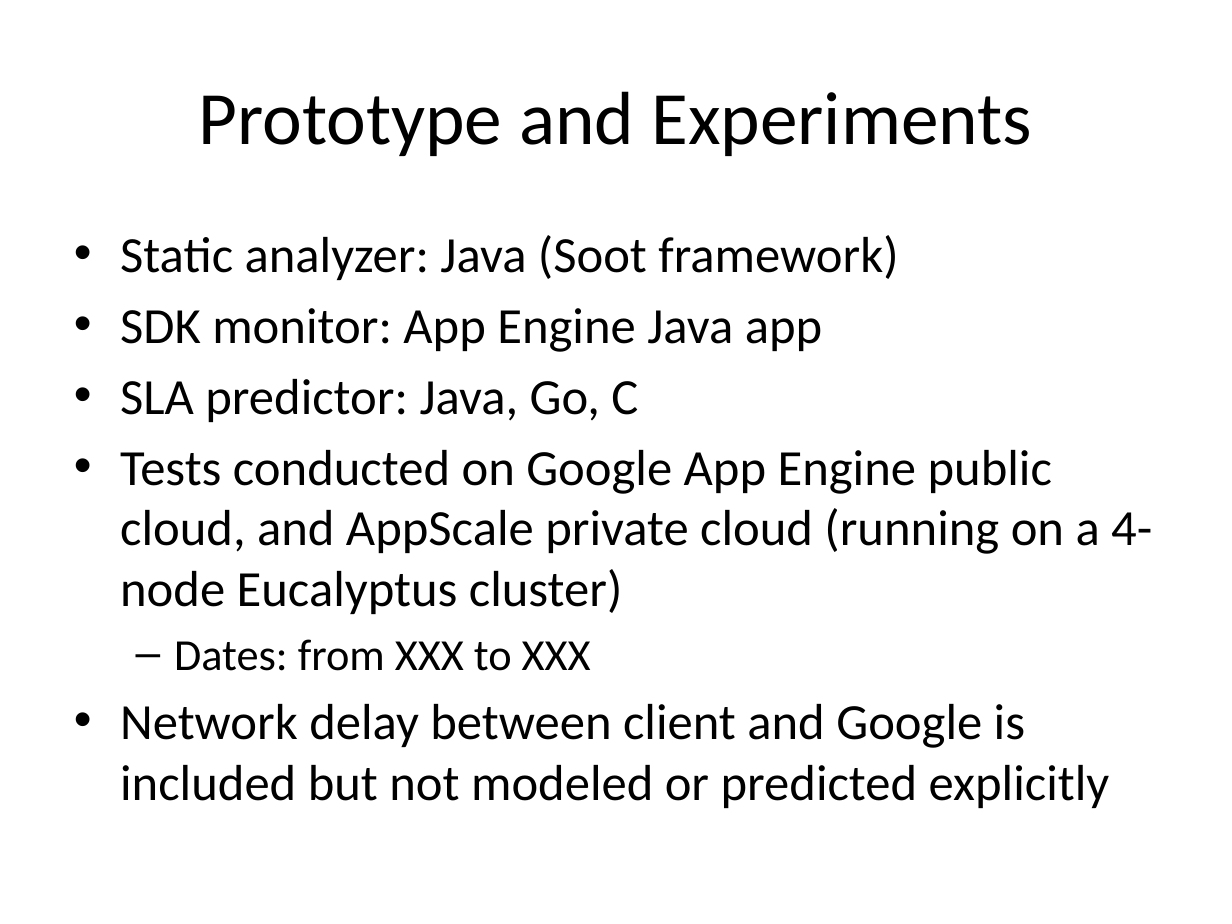
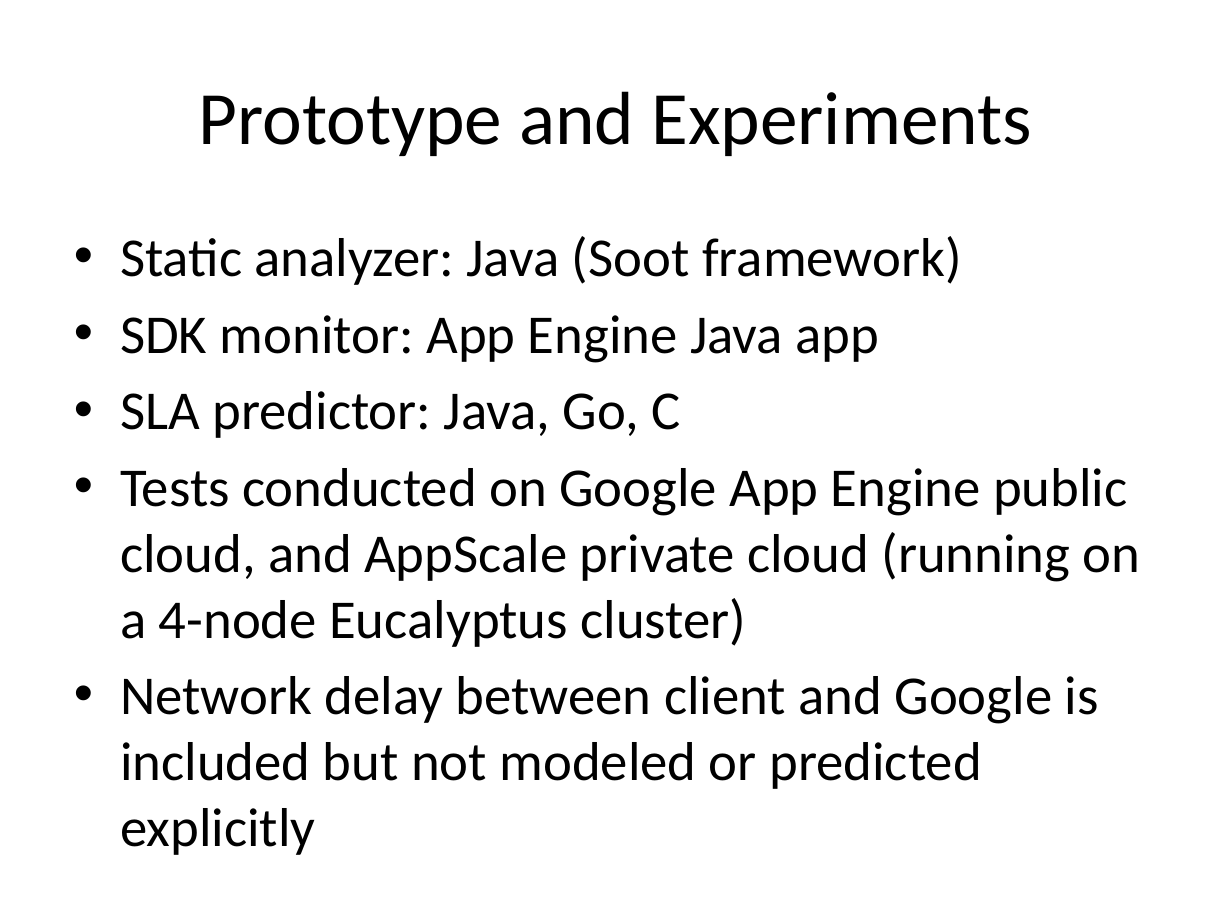
Before and after one commit to Dithn/eager-appscale, a slide deck: slide 11 of Eager/paper/socc15/cerebro_socc_presentation-v2.pptx. Drawn at 1232x924 pixels with LibreOffice and Linux fonts; fonts in the diff are those of the drawing. Boxes give left, top, right and bottom in pixels: in the first picture for what was removed or moved away, otherwise in the second. Text is boxed around its words. In the diff, an @@ line names an element or a change of style, - is before the commit and + after.

```diff
--- a/Eager/paper/socc15/cerebro_socc_presentation-v2.pptx
+++ b/Eager/paper/socc15/cerebro_socc_presentation-v2.pptx
@@ text "Static analyzer: Java (Soot framework)" at (120,236,1141,789): size 29.6 to 32 pt @@
@@ text at (174,639,591,671): paragraph removed @@
-  – Dates: from XXX to XXX
```
Also in this commit, not shown: 8 other slides changed, 2 other files.
